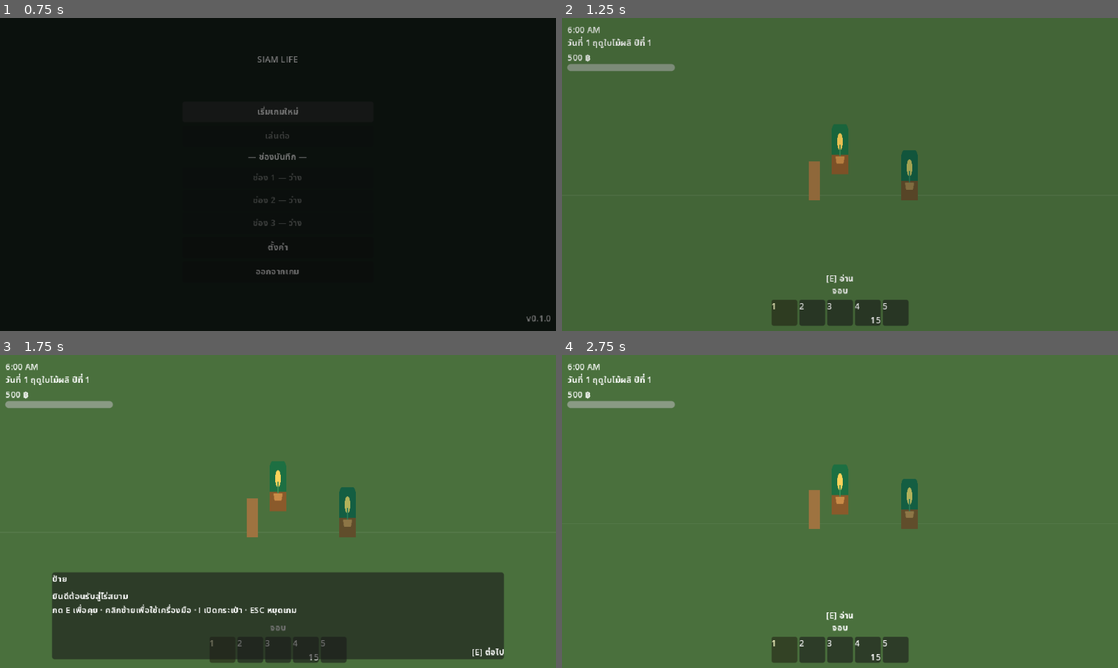
Above: before the commit, frames 1-4 (two rows, left to right).
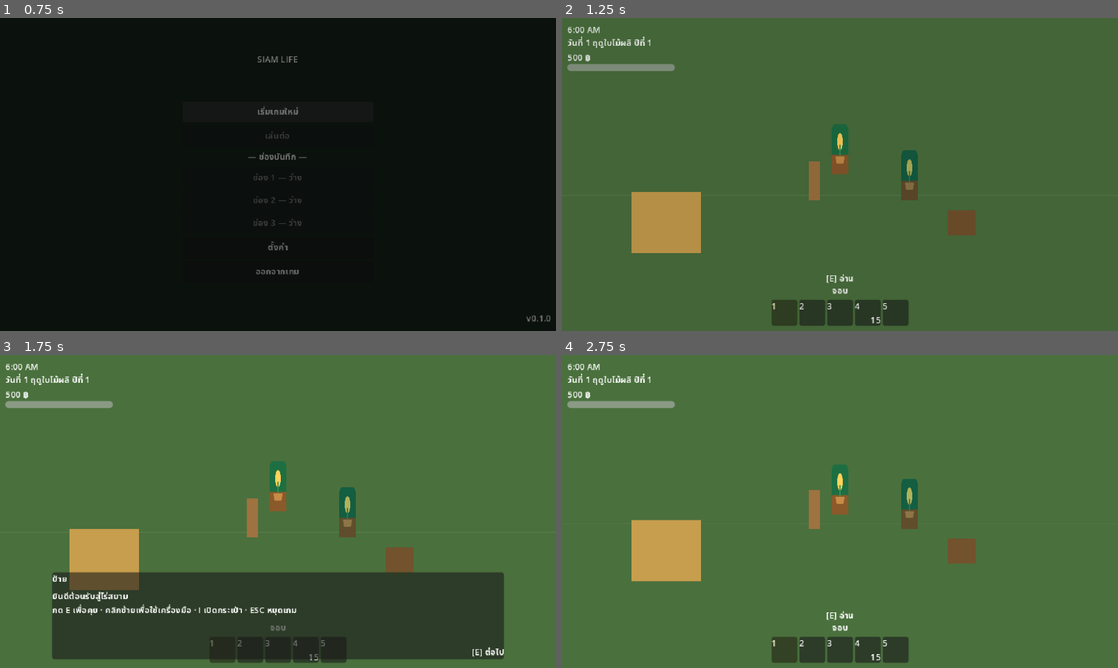
Above: after the commit, the same moments.

Repository: pathai95441/life-of-siam
Game: Godot game, scene res://src/ui/menus/main_menu.tscn
The game is run twice, just before and just after one commit, with the same random seed, the same clock (stepped at 60 frames per second) and the same inputs.
Inputs (mouse positions are in pixels of both pictures, inside the frame that each line leads up to):
- Up to frame 1 (0.75 s): click "เริ่มเกมใหม่" at 0.5 s
- Up to frame 2 (1.25 s): no input
- Up to frame 3 (1.75 s): move the mouse to (400, 495) at 1.27 s; hold D (move_right) from 1.28 s (still down); hold E (interact) from 1.28 s (still down); tap Shift (run) at 1.55 s
- Up to frame 4 (2.75 s): tap Enter at 2 s; move the mouse to (728, 527) at 2.02 s; release D (move_right) at 2.03 s; release E (interact) at 2.03 s; hold S (move_down) from 2.03 s (still down); tap Shift (run) at 2.1 s; tap E (interact) at 2.3 s

Frame 1 is identical in both runs. In frame 2, 2.8% of the frame differs, in the area x 12-75%, y 55-76%; in frame 3, 2.8%; in frame 4, 2.9%, in the area x 12-75%, y 52-73%.

Commit message:
E5: place the economy in the world and prove the loop end to end
Everything built in E1 through E3 existed and was tested, and none of it
was reachable in the running game. The bin, the shop and the shop panel are
now in world.tscn.

tests/economy_loop_test.tscn runs the whole loop through the real world
scene and the real nodes: till, plant, water across five days, harvest,
select the stack, interact with the bin, sleep, and check the morning pays
exactly the produce's sell price. Then open the shop by interacting with
it, press the actual button in the actual panel, and check the money and
the bag. It goes through interact() rather than calling deposit or buy
directly, so the interactable, the player lock and the panel wiring are all
exercised rather than assumed.

Its first test is the dull one that matters most: assert the bin, the shop
and the panel are present at all. The failure this phase was most exposed
to was every unit test passing while the game did nothing, because
something was built and never placed.

The last test spends at the shop and ships to the bin within one day, then
asserts money moved by exactly the purchase minus the sale -- no rounding
drift, no double payout, nothing arriving from anywhere else.

entity_test needed no new test code. It already sweeps the interactable
group, so the two new objects were picked up automatically, including the
reach-band sweep: both sit in a 4 to 60 px band around the 32 px probe.
Only the expected resource-id map needed the two new entries.

The capture harness now opens the shop and photographs it, since that UI
had never been looked at. It renders correctly, Thai included.

Logged D16: the panel background is transparent enough to read the farm
through it, which is the default theme having no StyleBox. Cosmetic, phase 4.

Verified: 394 assertions across twelve suites, limits clean.

Co-Authored-By: Claude Opus 5 (1M context) <noreply@anthropic.com>

Diff:
--- a/src/world/world.tscn
+++ b/src/world/world.tscn
@@ -12,6 +12,9 @@
 [ext_resource type="PackedScene" path="res://src/ui/dialogue/dialogue_box.tscn" id="9_dialogue"]
 [ext_resource type="PackedScene" path="res://src/ui/inventory/inventory_panel.tscn" id="10_inventory"]
 [ext_resource type="PackedScene" path="res://src/ui/menus/pause_menu.tscn" id="11_pause"]
+[ext_resource type="PackedScene" path="res://src/systems/economy/shipping_bin.tscn" id="13_bin"]
+[ext_resource type="PackedScene" path="res://src/systems/economy/shop.tscn" id="14_shop"]
+[ext_resource type="PackedScene" path="res://src/ui/shop/shop_panel.tscn" id="15_shopui"]
 
 [sub_resource type="RectangleShape2D" id="RectangleShape2D_h"]
 size = Vector2(960, 16)
@@ -77,6 +80,12 @@
 [node name="SignPost" parent="Entities" instance=ExtResource("7_sign")]
 position = Vector2(-30, 150)
 
+[node name="ShippingBin" parent="Entities" instance=ExtResource("13_bin")]
+position = Vector2(140, 190)
+
+[node name="Shop" parent="Entities" instance=ExtResource("14_shop")]
+position = Vector2(-200, 210)
+
 [node name="SpawnPoints" type="Node" parent="."]
 
 [node name="Default" type="Marker2D" parent="SpawnPoints"]
@@ -93,4 +102,6 @@
 
 [node name="InventoryPanel" parent="Ui" instance=ExtResource("10_inventory")]
 
+[node name="ShopPanel" parent="Ui" instance=ExtResource("15_shopui")]
+
 [node name="PauseMenu" parent="Ui" instance=ExtResource("11_pause")]
--- a/tests/capture.gd
+++ b/tests/capture.gd
@@ -28,6 +28,9 @@
 	await _shot("03_dialogue")
 
 	DialogueSystem.cancel()
+	await _settle(4)
+	await _shot_shop()
+
 	get_tree().call_group(&"player", "queue_free")
 	await _settle(4)
 
@@ -65,6 +68,17 @@
 	grid.queue_redraw()
 
 
+## The shop UI has never been looked at; open it so it can be.
+func _shot_shop() -> void:
+	for node in get_tree().get_nodes_in_group(&"interactable"):
+		if node is Shop:
+			(node as Shop).interact(get_tree().get_first_node_in_group(&"player"))
+			await _settle(6)
+			await _shot("04_shop")
+			return
+	push_warning("[capture] no Shop in the world to photograph")
+
+
 func _settle(frames: int) -> void:
 	for _i in frames:
 		await get_tree().process_frame
--- /dev/null
+++ b/tests/economy_loop_test.gd
@@ -0,0 +1,152 @@
+extends Node
+## The whole economy loop through the real world scene and the real nodes.
+##
+## Every piece below has unit tests already. What this checks is that they are
+## actually wired to each other in world.tscn -- the failure mode where every
+## test passes and the game still does nothing, because something was built but
+## never placed.
+##
+## It goes through interact() rather than calling deposit or buy directly, so
+## the interactable, the probe's target and the player's lock are all exercised.
+
+var pass_count := 0
+var fail_count := 0
+
+var _player: Player
+var _grid: FarmGrid
+var _bin: ShippingBin
+var _shop: Shop
+var _panel: CanvasLayer
+
+
+func check(label: String, condition: bool) -> void:
+	if condition:
+		pass_count += 1
+		print("  PASS  ", label)
+	else:
+		fail_count += 1
+		print("  FAIL  ", label)
+
+
+func check_eq(label: String, got: Variant, want: Variant) -> void:
+	check("%s (got %s, want %s)" % [label, got, want], got == want)
+
+
+func _ready() -> void:
+	await _setup()
+
+	_test_everything_is_in_the_world()
+	_test_grow_ship_and_get_paid()
+	_test_spend_it_at_the_shop()
+	_test_a_full_day_conserves_value()
+
+	print("\n==================================================")
+	print("  economy_loop_test: %d passed, %d failed" % [pass_count, fail_count])
+	print("==================================================")
+	get_tree().quit(1 if fail_count > 0 else 0)
+
+
+func _setup() -> void:
+	var world: World = (load("res://src/world/world.tscn") as PackedScene).instantiate()
+	add_child(world)
+	await get_tree().process_frame
+	await get_tree().process_frame
+
+	_player = get_tree().get_first_node_in_group(&"player")
+	_grid = get_tree().get_first_node_in_group(&"farm_grid")
+	for node in get_tree().get_nodes_in_group(&"interactable"):
+		if node is ShippingBin:
+			_bin = node
+		elif node is Shop:
+			_shop = node
+	_panel = world.get_node_or_null("Ui/ShopPanel")
+
+	GameClock.reset()
+	GameState.reset()
+	Inventory.reset()
+	_bin.load_state({})
+
+
+## The wiring check. Building a shop nobody placed is the quiet failure this
+## whole file exists to catch.
+func _test_everything_is_in_the_world() -> void:
+	print("\n--- everything is actually placed ---")
+	check("a shipping bin is in the world", _bin != null)
+	check("a shop is in the world", _shop != null)
+	check("the shop panel is in the UI layer", _panel != null)
+	check("the shop has stock", _shop != null and not _shop.stock().is_empty())
+
+
+## DoD 1: plant, grow, harvest, ship, sleep, get paid.
+func _test_grow_ship_and_get_paid() -> void:
+	print("\n--- grow it, ship it, get paid ---")
+	var turnip_crop := Database.get_crop(&"turnip")
+	var cell := Vector2i(0, 0)
+	_grid.till(cell)
+	check("planted", _grid.plant(cell, turnip_crop))
+
+	for _i in turnip_crop.total_growth_days():
+		_grid.water(cell)
+		GameClock.sleep_until_morning()
+	check("harvested into the bag", _grid.harvest(cell))
+
+	var carried := Inventory.count_of(&"turnip")
+	check("the bag actually has produce", carried > 0)
+	var expected := Database.get_item(&"turnip").sell_price * carried
+
+	Inventory.select(_slot_holding(&"turnip"))
+	_bin.interact(_player)
+	check_eq("produce left the bag", Inventory.count_of(&"turnip"), 0)
+	check_eq("and is waiting in the bin", _bin.pending_value(), expected)
+
+	var before := GameState.money
+	GameClock.sleep_until_morning()
+	check_eq("morning pays for it", GameState.money, before + expected)
+
+
+## DoD 2: open the shop and buy something, through the real panel.
+func _test_spend_it_at_the_shop() -> void:
+	print("\n--- spend it at the shop ---")
+	var before := GameState.money
+	check("the player has money to spend", before > 0)
+
+	_shop.interact(_player)
+	check("the panel opened", _panel.is_open())
+	check("the player is locked while shopping",
+		_player.state_machine.is_in(&"locked"))
+
+	var price := _shop.price_of(&"turnip_seed")
+	_panel.buy_button_for(&"turnip_seed").pressed.emit()
+	check_eq("money fell by the price", GameState.money, before - price)
+	check_eq("the seed is in the bag", Inventory.count_of(&"turnip_seed"), 1)
+
+	_panel.close()
+	check("the panel closed", not _panel.is_open())
+	check("the player can move again", not _player.state_machine.is_in(&"locked"))
+
+
+## Across a whole day of trading, money only moves for reasons we asked for.
+func _test_a_full_day_conserves_value() -> void:
+	print("\n--- a day of trading adds up ---")
+	var start_money := GameState.money
+	var seed_price := _shop.price_of(&"chili_seed")
+
+	_shop.interact(_player)
+	_panel.buy_button_for(&"chili_seed").pressed.emit()
+	_panel.close()
+
+	Inventory.add_item(&"turnip", 2)
+	Inventory.select(_slot_holding(&"turnip"))
+	_bin.interact(_player)
+	var shipped := _bin.pending_value()
+	GameClock.sleep_until_morning()
+
+	check_eq("money moved by exactly what was bought and sold",
+		GameState.money, start_money - seed_price + shipped)
+
+
+func _slot_holding(item_id: StringName) -> int:
+	for i in Inventory.slots.size():
+		if Inventory.slots[i].item_id == item_id:
+			return i
+	return 0
--- /dev/null
+++ b/tests/economy_loop_test.tscn
@@ -0,0 +1,6 @@
+[gd_scene load_steps=2 format=3]
+
+[ext_resource type="Script" path="res://tests/economy_loop_test.gd" id="1_elt"]
+
+[node name="EconomyLoopTest" type="Node"]
+script = ExtResource("1_elt")
--- a/tests/entity_test.gd
+++ b/tests/entity_test.gd
@@ -103,7 +103,10 @@
 ## npc.tscn shipped a dead sprite_node for two tasks.
 func _test_entities_are_data_driven() -> void:
 	print("\n--- entities are data driven (W5) ---")
-	var expected := {&"Somchai": &"npc_adult", &"Bed": &"bed", &"SignPost": &"sign_post"}
+	var expected := {
+		&"Somchai": &"npc_adult", &"Bed": &"bed", &"SignPost": &"sign_post",
+		&"ShippingBin": &"shipping_bin", &"Shop": &"shop_stall",
+	}
 	for target in get_tree().get_nodes_in_group(&"interactable"):
 		var interactable := target as Interactable
 		if interactable != null:
Not shown, added: tests/economy_loop_test.gd.uid
Not shown, changed: IMPLEMENTATION_PLAN.md
